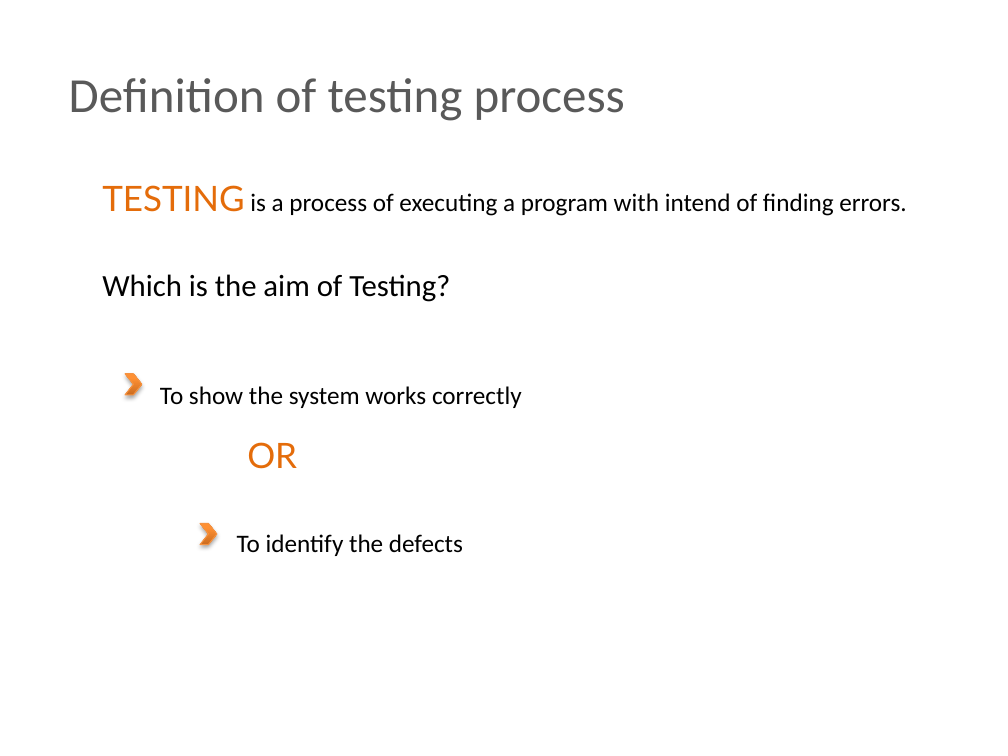
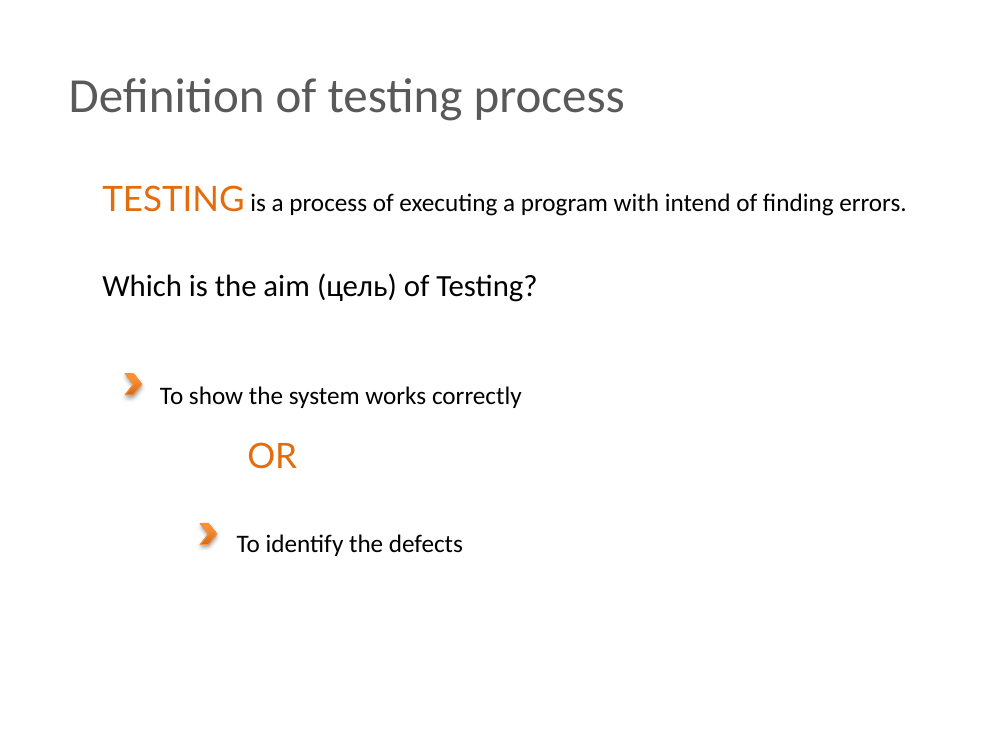
Before and after one commit to BigRacer/swtesting, a slide deck: slide 12 of 0.Introduction_part1/Introduction.pptx. Drawn at 1008x756 pixels with LibreOffice and Linux fonts; fonts in the diff are those of the drawing; background and template pictures are left out. Boxes give left, top, right and bottom in pixels: in the first picture for what was removed or moved away, otherwise in the second. Text is boxed around its words. In the diff, an @@ line names an element or a change of style, - is before the commit and + after.

```diff
--- a/0.Introduction_part1/Introduction.pptx
+++ b/0.Introduction_part1/Introduction.pptx
@@ text at [102, 273, 537, 302]: text changed @@
-Which is the aim of Testing?
+Which is the aim (цель) of Testing?
```
Also in this commit, not shown: 2 other slides changed.
